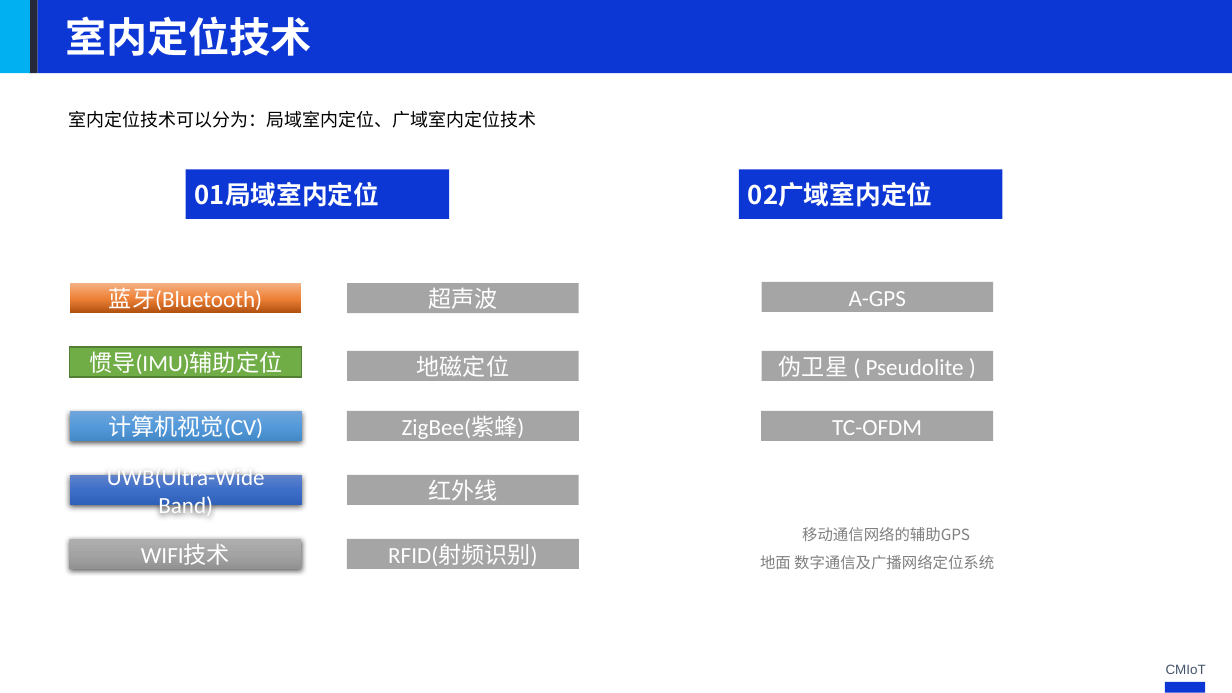
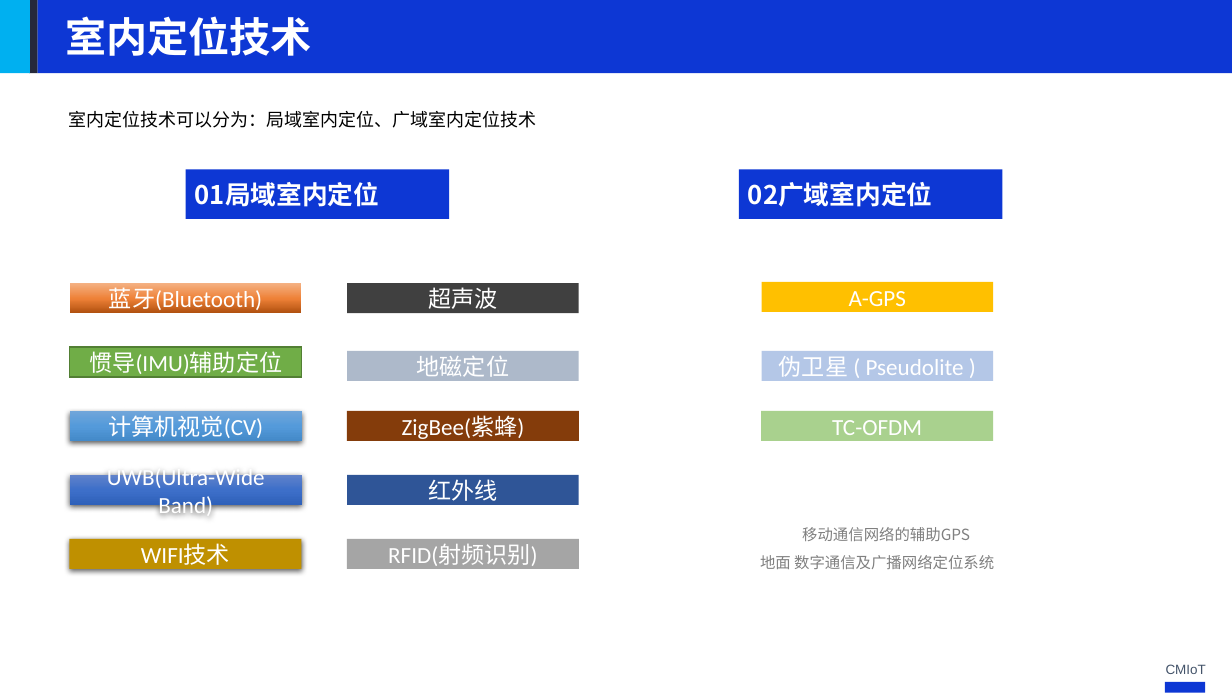
Before and after one commit to Joiner12/Notes, a slide deck: slide 5 of 室内蓝牙定位-基于RSSI测距.pptx. Drawn at 1232x693 pixels with LibreOffice and Linux fonts; fonts in the diff are those of the drawing; background and template pictures are left out. Boxes give left, top, right and bottom in pixels: in the first picture for what was removed or moved away, otherwise in the second. Text is boxed around its words. In the diff, an @@ line names an element or a change of style, - is before the commit and + after.

```diff
--- a/室内蓝牙定位-基于RSSI测距.pptx
+++ b/室内蓝牙定位-基于RSSI测距.pptx
@@ rectangle "超声波" at [348,283,579,313]: fill #A5A5A5 to #404040 @@
@@ rectangle "A-GPS" at [762,282,994,312]: fill #A5A5A5 to #FFC000 @@
@@ rectangle "地磁定位" at [348,351,579,382]: fill #A5A5A5 to #ADB9CA @@
@@ rectangle "伪卫星 ( Pseudolite )" at [762,351,994,382]: fill #A5A5A5 to #B4C7E7 @@
@@ rectangle "ZigBee(紫蜂)" at [347,411,579,442]: fill #A5A5A5 to #843C0B @@
@@ rectangle "TC-OFDM" at [762,411,994,442]: fill #A5A5A5 to #A9D18E @@
@@ rectangle "红外线" at [348,475,579,506]: fill #A5A5A5 to #2F5597 @@
@@ rectangle "WIFI技术" at [69,539,301,569]: fill gradient #AFAFAF to #A5A5A5 to #939393 to #BF9000 @@
```
Also in this commit, not shown: 2 other slides changed, 2 other files.
